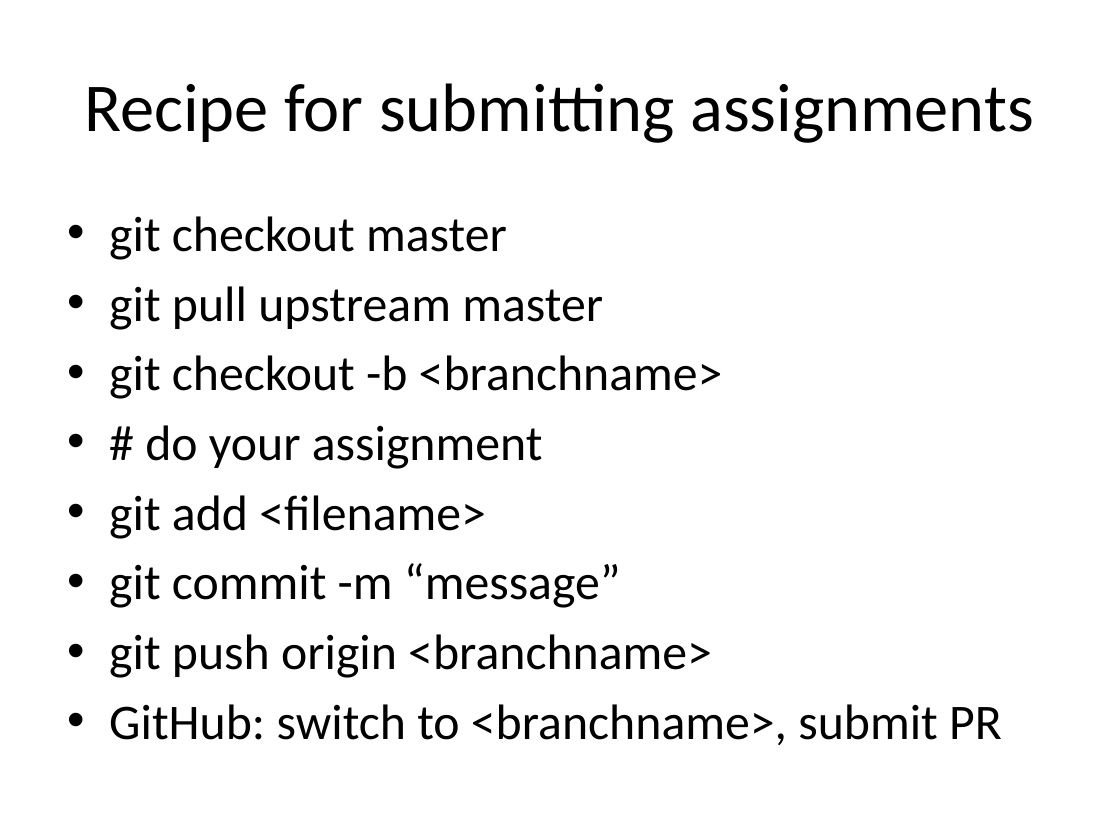
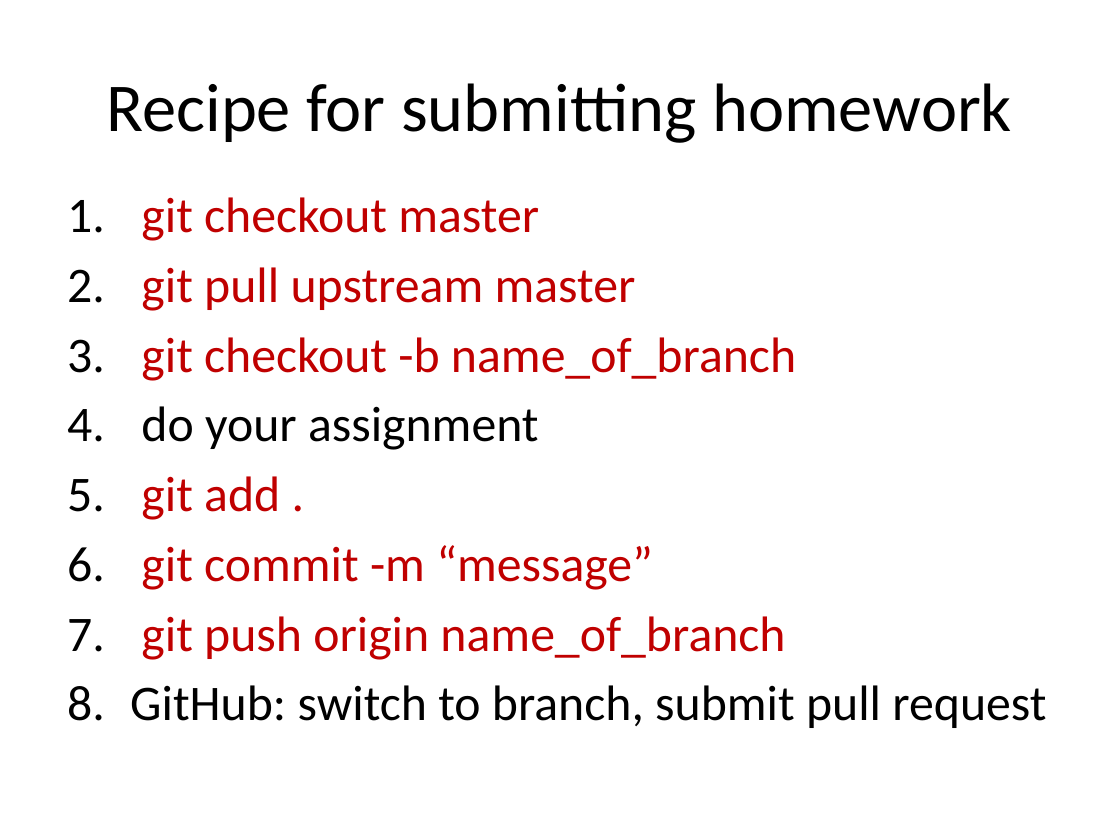
Before and after one commit to ajschumacher/gadsdc, a slide deck: slide 24 of 01-workflow/slides_git.pptx (slide 25 before the commit). Drawn at 1120x840 pixels with LibreOffice and Linux fonts; fonts in the diff are those of the drawing. Boxes give left, top, right and bottom in pixels: in the first picture for what was removed or moved away, otherwise in the second. Text is boxed around its words. In the diff, an @@ line names an element or a change of style, - is before the commit and + after.

```diff
--- a/01-workflow/slides_git.pptx
+++ b/01-workflow/slides_git.pptx
@@ title at bbox=[106, 83, 1012, 143]: text changed @@
-Recipe for submitting assignments
+Recipe for submitting homework
@@ text "git checkout master": place and size @@
-text "git checkout master" at bbox=[109, 216, 1002, 745]
+text "git checkout master" at bbox=[130, 197, 1046, 728]
@@ text at bbox=[141, 197, 653, 590]: text colour #000000 to #C00000 in "git checkout master", "git pull upstream master", "git commit -m “message”"; bullet • to 1. @@
@@ text at bbox=[141, 337, 796, 520]: text changed; text colour #000000 to #C00000 @@
-• git checkout -b <branchname>
-• # do your assignment
-• git add <filename>
+3. git checkout -b name_of_branch
+4. do your assignment
+5. git add .
@@ text at bbox=[130, 616, 1046, 728]: text changed @@
-• git push origin <branchname>
-• GitHub: switch to <branchname>, submit PR
+7. git push origin name_of_branch
+8. GitHub: switch to branch, submit pull request
```
Also in this commit, not shown: 21 other slides changed, 1 slide added, 2 slides removed, 1 other file.
